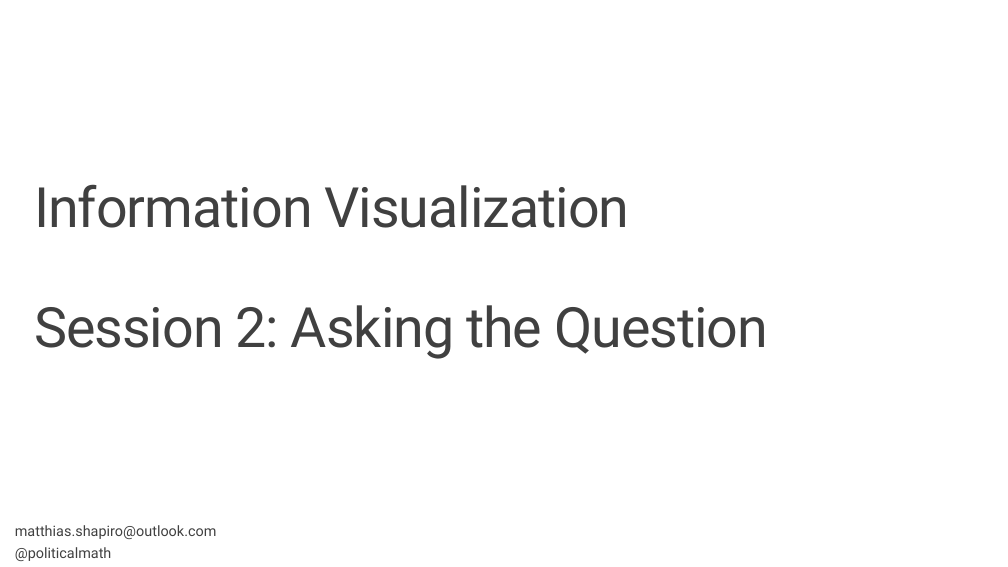
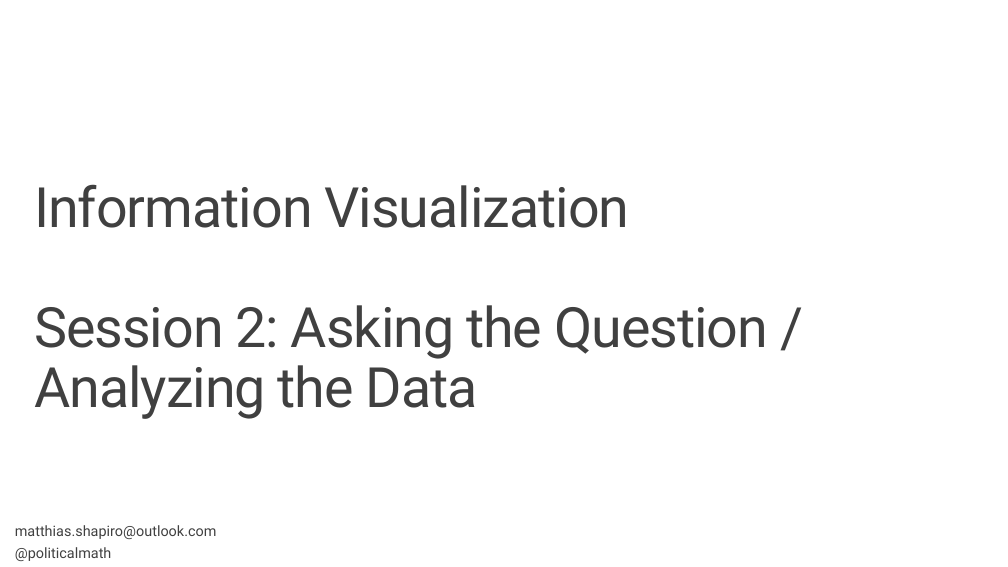
Before and after one commit to matthiasxc/DataVisClass, a slide deck: slide 1 of Session 2.pptx. Drawn at 1008x567 pixels with LibreOffice and Linux fonts; fonts in the diff are those of the drawing; background and template pictures are left out. Boxes give left, top, right and bottom in pixels: in the first picture for what was removed or moved away, otherwise in the second. Text is boxed around its words. In the diff, an @@ line names an element or a change of style, - is before the commit and + after.

Commit message:
Latest presentation updates

```diff
--- a/Session 2.pptx
+++ b/Session 2.pptx
@@ title at [34, 184, 768, 419]: text changed @@
-Information Visualization
-Session 2: Asking the Question
+Information Visualization
+Session 2: Asking the Question / Analyzing the Data
```
Also in this commit, not shown: 4 other slides changed, 3 slides added, 1 slide removed, 1 other file.
